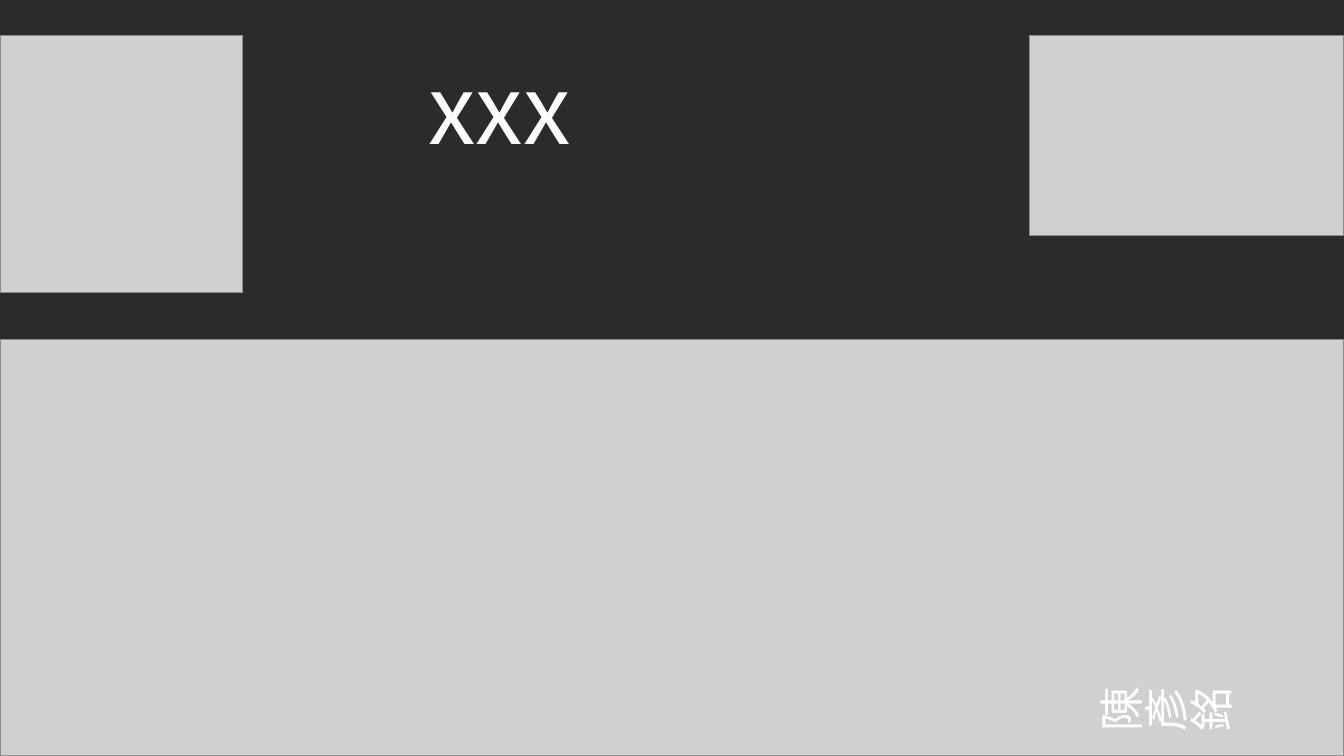
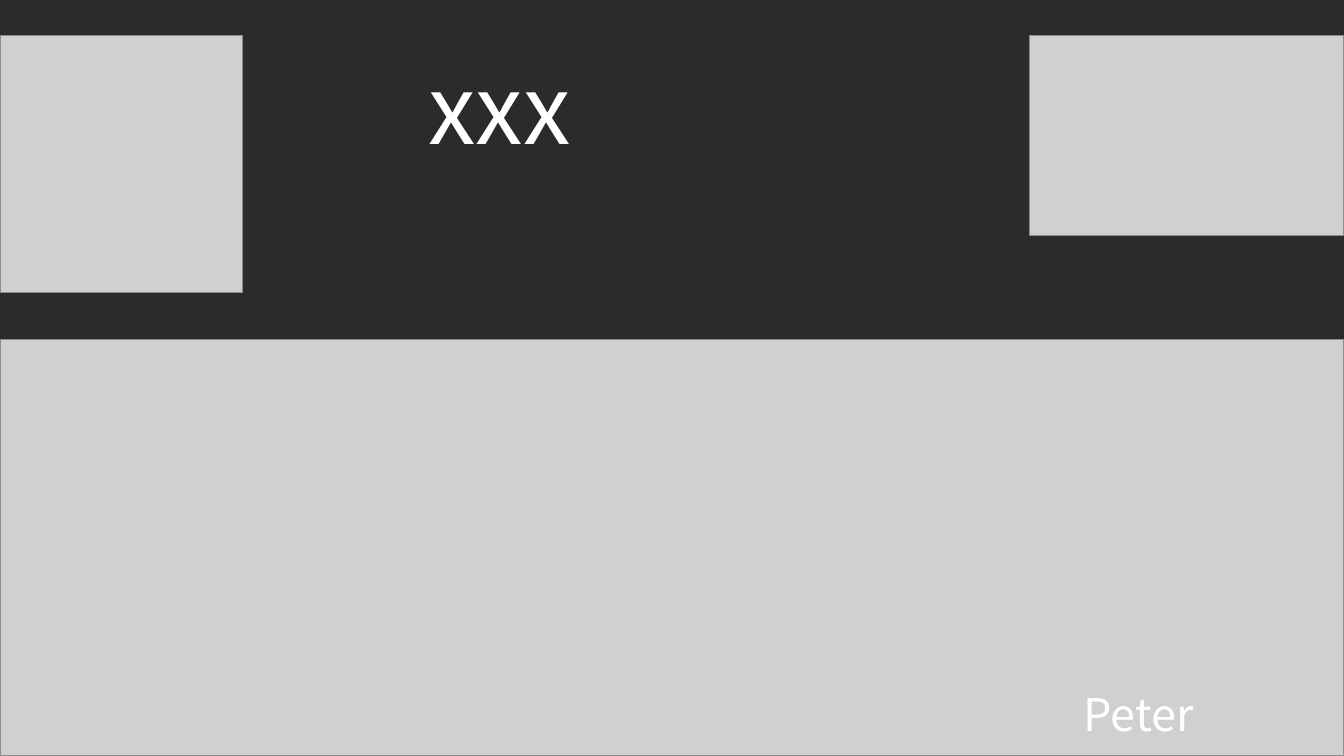
Before and after one commit to ymbypeter/tc, a slide deck: slide 1 of 課程簡報/課程空白簡報.pptx. Drawn at 1344x756 pixels with LibreOffice and Linux fonts; fonts in the diff are those of the drawing; grey boxes stand for pictures; background and template pictures are left out; a plain dark background stands for a picture behind light text. Boxes give left, top, right and bottom in pixels: in the first picture for what was removed or moved away, otherwise in the second. Text is boxed around its words. In the diff, an @@ line names an element or a change of style, - is before the commit and + after.

```diff
--- a/課程簡報/課程空白簡報.pptx
+++ b/課程簡報/課程空白簡報.pptx
@@ text at (1084, 699, 1194, 731): text changed @@
-陳彥銘
+Peter
```
Also in this commit, not shown: 3 other files.
